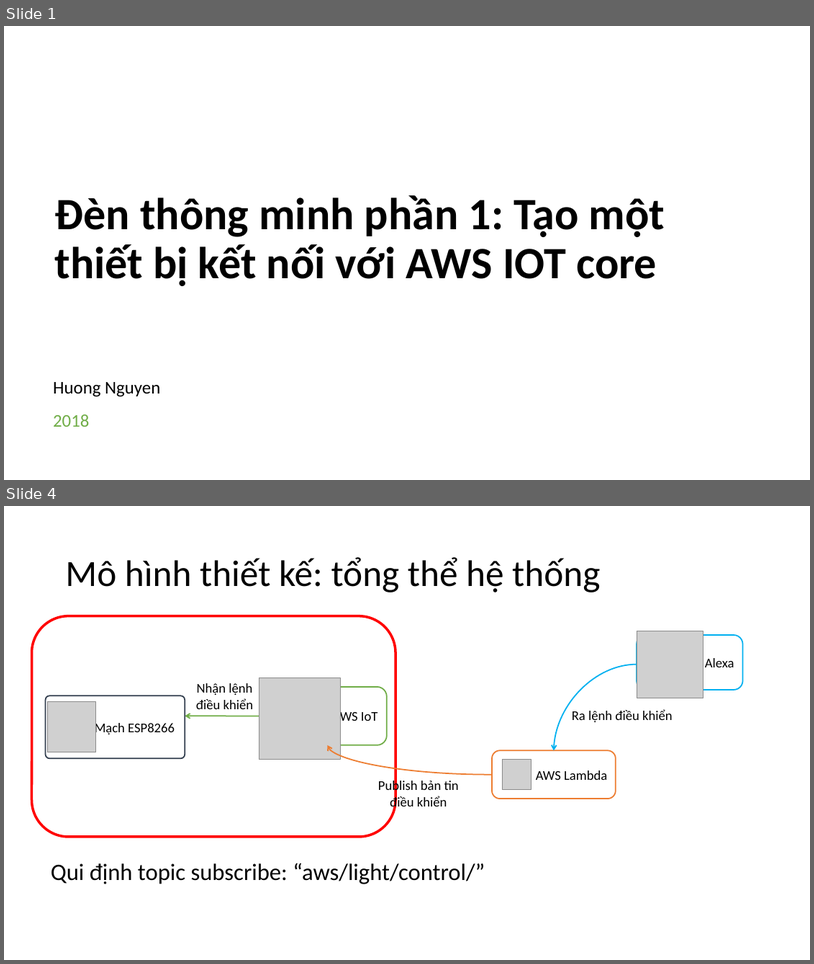
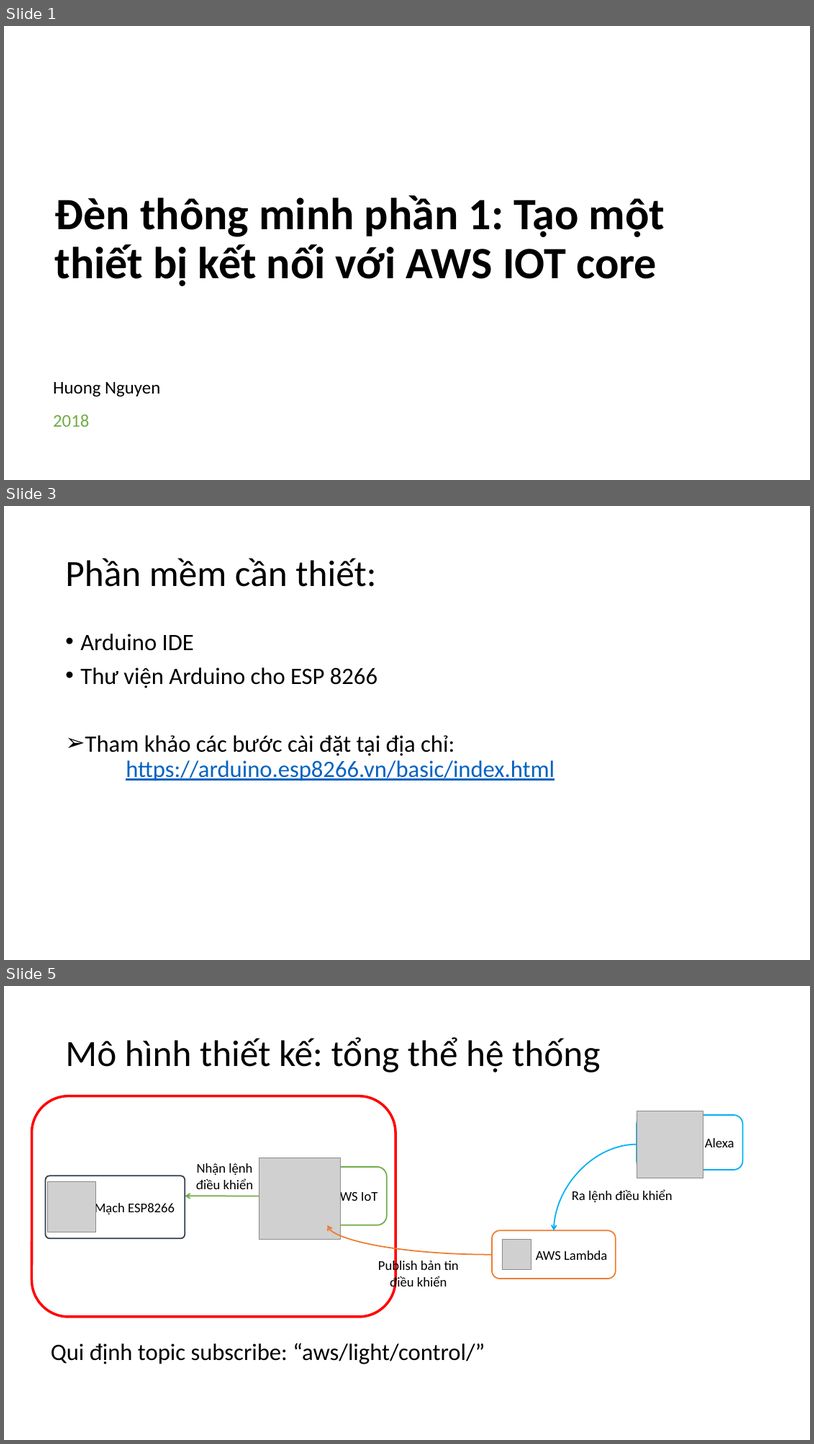
Before and after one commit to Huong-nt/EduMall-KhoaHocIOT, a slide deck: 14-15. Smart Light/Đèn thông minh phần 1 Tạo một thiết bị kết nối với AWS IOT core.pptx. Shown one above the other, each under a label of ours: slides 1 and 4 before the commit, slides 1, 3 and 5 after it; the slides between them are not shown. The pictures are 814x964 and 814x1444 pixels, drawn with LibreOffice and Linux fonts; fonts in the diff are those of the drawing; grey boxes stand for pictures; background and template pictures are left out. Boxes give left, top, right and bottom in pixels: in the first picture for what was removed or moved away, otherwise in the second. Text is boxed around its words. In the diff, an @@ line names an element or a change of style, - is before the commit and + after.

```diff
--- a/14-15. Smart Light/Đèn thông minh phần 1 Tạo một thiết bị kết nối với AWS IOT core.pptx
+++ b/14-15. Smart Light/Đèn thông minh phần 1 Tạo một thiết bị kết nối với AWS IOT core.pptx
@@ slide 3 added at (x1=4, y1=506, x2=810, y2=960), background #FFFFFF @@
@@ title added at (x1=65, y1=558, x2=376, y2=587), 44 pt, text #000000 @@
+Phần mềm cần thiết:
@@ text added at (x1=80, y1=633, x2=555, y2=781), 28 pt, text #000000 @@
+• Arduino IDE
+• Thư viện Arduino cho ESP 8266
+➢ Tham khảo các bước cài đặt tại địa chỉ:
+  https://arduino.esp8266.vn/basic/index.html
@@ what was slide 4 is now slide 5 @@
```
Also in this commit, not shown: 1 slide changed, 3 other slides added, 2 other files.
